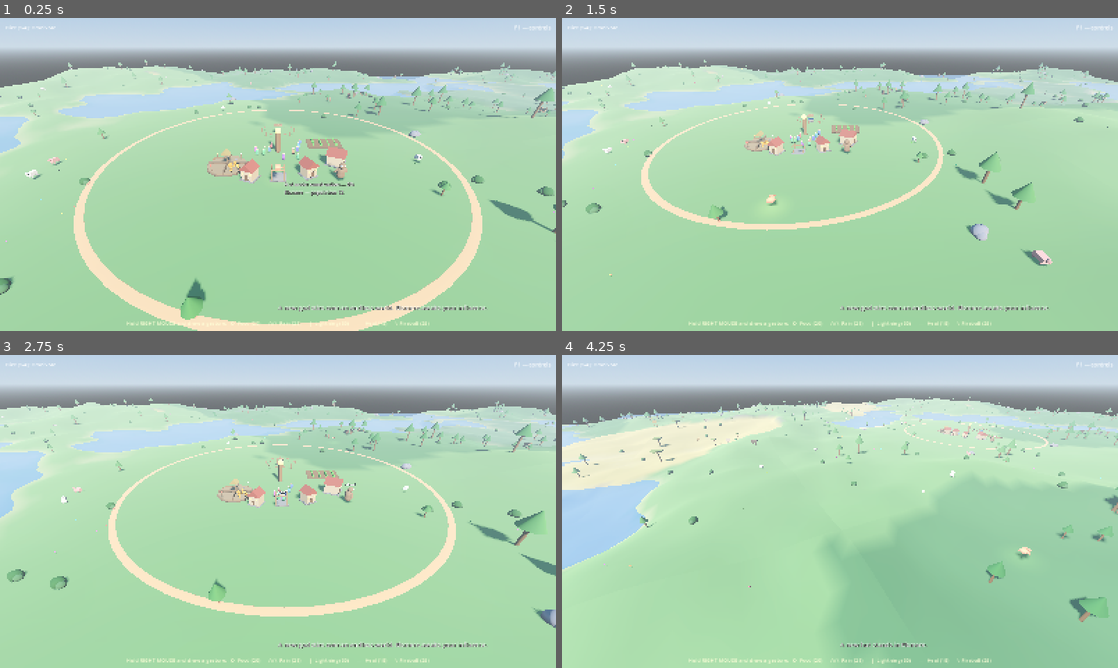
Above: before the commit, frames 1-4 (two rows, left to right).
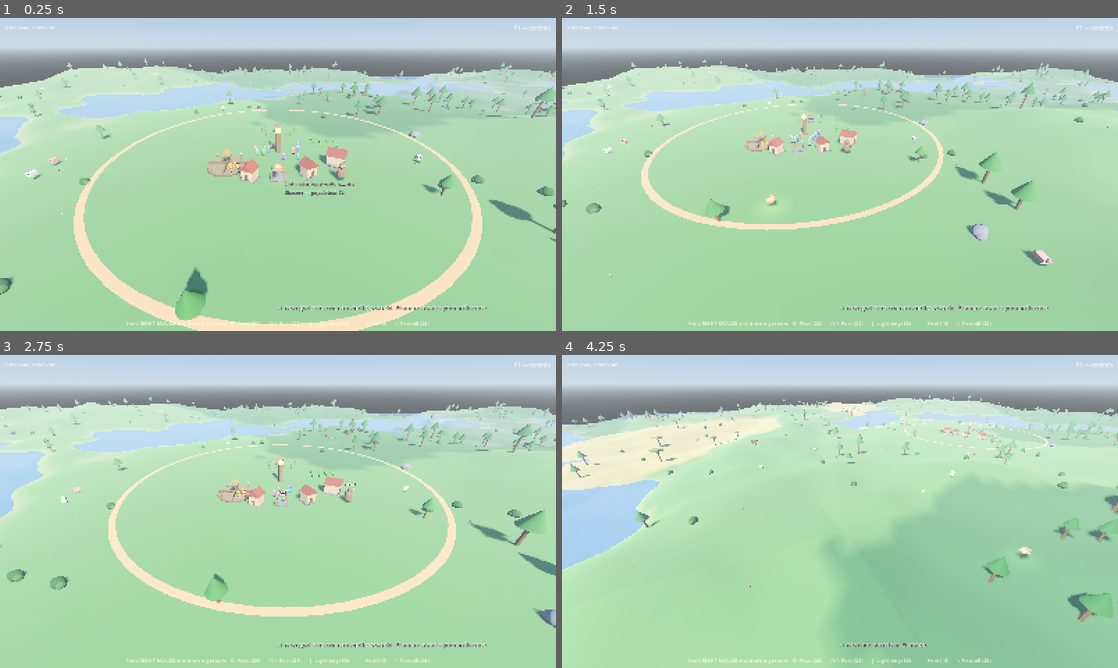
Above: after the commit, the same moments.

Repository: tjloman/tjloman
Game: Godot game, scene res://scenes/main.tscn
Same seed, same stepped clock (60 frames per second), same inputs: the game is played once before the commit and once after it.
Inputs (mouse positions are in pixels of both pictures, inside the frame that each line leads up to):
- Up to frame 1 (0.25 s): no input
- Up to frame 2 (1.5 s): move the mouse to (962, 158) at 0.52 s; hold Right 0.53-1.25 s; hold S (cam_back) 0.53-1.25 s; click (962, 158) at 0.67 s; drag from (728, 190) to (812, 237) at 1.27 s
- Up to frame 3 (2.75 s): move the mouse to (333, 442) at 2.02 s; hold Right from 2.03 s (still down); hold A (cam_left) from 2.03 s (still down)
- Up to frame 4 (4.25 s): release Right at 2.75 s; release A (cam_left) at 2.75 s; drag from (812, 574) to (673, 464) at 2.77 s; move the mouse to (1006, 558) at 3.52 s; hold Left from 3.53 s (still down); hold Q (cam_rotate_left) from 3.53 s (still down)

The runs differ from the first frame. In frame 1, 1.1% of the frame differs, in the area x 5-100%, y 12-97%; in frame 2, 0.8%; in frame 3, 0.8%; in frame 4, 1.1%, in the area x 1-100%, y 12-86%.

Commit message:
Dry foundations, a terrain-hugging farm, slower building, smaller trees
- WATER: buildings now require the WHOLE footprint dry (a sampled grid,
  not just corners), so no house or field floats over an inlet between
  two dry corners. Fixed structures spiral to the nearest dry spot;
  new-construction sites reuse the same check.
- FARM: the field is a terrain-projected Decal now — the soil hugs every
  rise and dip of the land instead of sitting on a flat slab, and crops
  are planted at the true ground height beneath each row, growing
  straight out of the earth.
- BUILDING: construction is slower and scales with size — a hut is ~45
  builder-seconds, a longhouse ~180 (4x), and costs rose too (hut 5/3,
  house 12/7, longhouse 22/14 lumber/stone). Big dwellings are a real
  investment now.
- TREES: max lumber 10 (was 30), same full-grown size; growth TAPERS so
  each unit of lumber takes longer than the last — mature timber is
  worth waiting for.
- Creature no longer calls lumber and stone 'food for the granary'; it
  names timber, lumber, and stone honestly. Thrown resources landing on
  a storehouse already stock — now the nearby villagers cheer the gift.

Co-Authored-By: Claude Fable 5 <noreply@anthropic.com>
Claude-Session: https://claude.ai/code/session_01NqBKfyc5c6bViy6kUi2S7P

Diff:
--- a/scripts/creature/creature.gd
+++ b/scripts/creature/creature.gd
@@ -1227,6 +1227,16 @@
 		int(hunger), int(energy), growth * 100.0, favorite_deed()]
 
 
+## What to call the thing it's hauling — honest about lumber and stone,
+## not "food" for everything.
+func _carriable_word(item: Node3D) -> String:
+	if item is ResourceItem:
+		return (item as ResourceItem).kind
+	if item is WildTree:
+		return "timber"
+	return "food"
+
+
 func _status_word() -> String:
 	match state:
 		State.IDLE: return "pondering"
@@ -1237,10 +1247,10 @@
 		State.GO_TEND, State.TENDING: return "helping on the farm"
 		State.SLEEPING: return "sleeping"
 		State.WATCH: return "watching the villagers, learning"
-		State.GO_GATHER: return "fetching food for the granary"
+		State.GO_GATHER: return "fetching %s for the store" % _carriable_word(_target_food)
 		State.CARRYING:
 			match _carry_intent:
-				"deliver": return "carrying food to the granary"
+				"deliver": return "carrying %s to the store" % _carriable_word(_carried)
 				"eat": return "about to eat what it caught"
 				"gift": return "bringing a gift to the pen"
 				"snatch": return "making off with someone"
--- a/scripts/world/farm.gd
+++ b/scripts/world/farm.gd
@@ -1,13 +1,18 @@
 class_name Farm
 extends Node3D
-## A field that grows food over time. Villagers tend it (speeds growth) and
-## harvest it into the village store. Rain miracles multiply growth rate.
+## A field of crops that grows food over time. The soil is a DECAL projected
+## straight down onto the terrain, so the field follows the contours of the
+## land instead of floating on a platform; the crops are planted at the real
+## ground height beneath each row. Villagers tend it (faster growth), rain
+## multiplies it, harvest banks it in the store.
 
 const BASE_GROWTH_PER_SEC := 0.008
 const TEND_BONUS_PER_SEC := 0.03
 const MAX_TENDERS := 3      # extra hands beyond this add nothing
 const RAIN_MULTIPLIER := 4.0
 const HARVEST_YIELD := 7
+const HALF_X := 3.5
+const HALF_Z := 2.5
 
 var growth := 0.4  # 0..1; harvestable at >= 0.8
 var _rain_time_left := 0.0
@@ -18,18 +23,42 @@
 func _ready() -> void:
 	add_to_group("farms")
 	set_meta("hover_name", "Farm")
-	# A deep earthen bed sunk into the slope so the field neither floats
-	# nor lets a hill poke up through it (grounded to the high corner, the
-	# bed bridges the downhill drop and buries the uphill rise).
-	add_child(Util.box(Vector3(7.4, 3.0, 5.4), Color(0.4, 0.29, 0.19), Vector3(0, -1.4, 0)))
-	add_child(Util.box(Vector3(7, 0.15, 5), Color(0.45, 0.32, 0.2), Vector3(0, 0.07, 0)))
+	var world := get_tree().get_first_node_in_group("world_gen") as WorldGen
+
+	# The soil, painted onto the land: a decal projects down onto whatever
+	# terrain lies beneath, hugging every rise and dip.
+	var decal := Decal.new()
+	decal.texture_albedo = _soil_texture()
+	decal.size = Vector3(HALF_X * 2.0 + 0.6, 8.0, HALF_Z * 2.0 + 0.6)
+	decal.position = Vector3(0, 0, 0)
+	add_child(decal)
+
+	# Crops planted in rows, each at the true ground height under its spot.
+	# base_y = the ground the crop grows out of; it scales up from there.
 	for x in 4:
 		for z in 3:
-			var crop := Util.box(
-				Vector3(0.4, 1.0, 0.4), Color(0.35, 0.7, 0.25),
-				Vector3(-2.4 + x * 1.6, 0.15, -1.5 + z * 1.5))
+			var lx := -2.4 + x * 1.6
+			var lz := -1.5 + z * 1.5
+			var ground_y := -0.05
+			if world != null:
+				ground_y = world.height_at(global_position.x + lx, global_position.z + lz) \
+					- global_position.y - 0.05
+			var crop := Util.box(Vector3(0.4, 1.0, 0.4), Color(0.35, 0.7, 0.25),
+				Vector3(lx, ground_y, lz))
+			crop.set_meta("base_y", ground_y)
 			add_child(crop)
 			_crop_meshes.append(crop)
+
+
+## A simple tilled-soil texture: brown with darker furrow stripes.
+func _soil_texture() -> ImageTexture:
+	var img := Image.create(48, 48, false, Image.FORMAT_RGB8)
+	for y in 48:
+		for x in 48:
+			var furrow := 0.0 if (x / 4) % 2 == 0 else 0.08
+			var n := (sin(x * 1.7) * cos(y * 2.1)) * 0.03
+			img.set_pixel(x, y, Color(0.36 - furrow + n, 0.26 - furrow + n, 0.16 + n))
+	return ImageTexture.create_from_image(img)
 
 
 func _process(delta: float) -> void:
@@ -42,10 +71,12 @@
 	growth = clampf(growth + rate * delta, 0.0, 1.0)
 	_tenders = 0  # workers re-assert this every frame they work
 
+	# Crops rise straight out of the soil: bottom pinned to the ground it
+	# was planted on, growing taller with maturity.
 	var height := 0.15 + growth * 1.1
 	for crop in _crop_meshes:
-		crop.scale.y = height
-		crop.position.y = height * 0.5
+		crop.scale.y = height              # box mesh is 1m tall, so scale == metres
+		crop.position.y = crop.get_meta("base_y") + height * 0.5
 
 
 func tend() -> void:
--- a/scripts/world/food_store.gd
+++ b/scripts/world/food_store.gd
@@ -102,12 +102,22 @@
 		if rb is FoodItem:
 			add((rb as FoodItem).food_type, 1)
 			rb.queue_free()
+			_thank_the_giver()
 		elif rb is ResourceItem:
 			if (rb as ResourceItem).kind == "lumber":
 				add_lumber(1)
 			else:
 				add_stone(1)
 			rb.queue_free()
+			_thank_the_giver()
+
+
+## A gift to the storehouse gladdens whoever's nearby — the villagers
+## appreciate provision, whether it fell from the sky or the creature's claws.
+func _thank_the_giver() -> void:
+	for v in get_tree().get_nodes_in_group("villagers"):
+		if v.global_position.distance_to(global_position) < 12.0:
+			v.cheer(1.5)
 
 
 ## Grab a QUARTER of the platform and that resource pops out: grain
--- a/scripts/world/house.gd
+++ b/scripts/world/house.gd
@@ -6,14 +6,17 @@
 
 enum Size { HUT, HOUSE, LONGHOUSE }
 
-## capacity / lumber cost / stone cost / footprint by size
+## capacity / lumber cost / stone cost / footprint / build effort by size.
+## Bigger dwellings cost more AND take longer: `effort` is total
+## builder-seconds of work to raise it (a hut is a weekend, a longhouse a
+## season).
 const SPECS := {
-	Size.HUT: {"capacity": 2, "lumber": 4, "stone": 2, "width": 2.0},
-	Size.HOUSE: {"capacity": 4, "lumber": 8, "stone": 4, "width": 2.8},
-	Size.LONGHOUSE: {"capacity": 6, "lumber": 14, "stone": 8, "width": 3.6},
+	Size.HUT: {"capacity": 2, "lumber": 5, "stone": 3, "width": 2.0, "effort": 45.0},
+	Size.HOUSE: {"capacity": 4, "lumber": 12, "stone": 7, "width": 2.8, "effort": 95.0},
+	Size.LONGHOUSE: {"capacity": 6, "lumber": 22, "stone": 14, "width": 3.6, "effort": 180.0},
 }
 
-const BUILD_RATE := 14.0        # construction progress per builder-second
+const BUILD_RATE := 6.0         # construction progress per builder-second
 const DECAY_START_AGE := 30.0   # years before a house starts crumbling
 
 var size := Size.HUT
@@ -74,10 +77,12 @@
 
 
 ## Builders call this each working tick.
+## Progress is measured against this dwelling's total effort, so a
+## longhouse takes four times a hut's labour to top out at 100%.
 func advance_construction(amount: float) -> void:
 	if not under_construction:
 		return
-	progress += amount
+	progress += amount * (100.0 / SPECS[size]["effort"])
 	if progress >= 100.0:
 		under_construction = false
 		age = 0.0
--- a/scripts/world/village.gd
+++ b/scripts/world/village.gd
@@ -92,8 +92,25 @@
 	var world := get_tree().get_first_node_in_group("world_gen") as WorldGen
 	if world == null:
 		return local
+	# Keep foundations out of the water: if the requested footprint is wet,
+	# spiral outward for the nearest dry spot before settling the height.
+	if not world.footprint_dry(global_position.x + local.x, global_position.z + local.z, half):
+		local = _nearest_dry_local(world, local, half)
 	local.y = world.settle_height(
 		global_position.x + local.x, global_position.z + local.z, half) - global_position.y
+	return local
+
+
+## Spirals out from a wet offset to the nearest dry footprint (keeping the
+## structure near where it was meant to go). Falls back to the original.
+func _nearest_dry_local(world: WorldGen, local: Vector3, half: float) -> Vector3:
+	for ring in range(1, 7):
+		var r := ring * 2.0
+		for i in 8:
+			var a := TAU * i / 8.0
+			var cand := local + Vector3(cos(a) * r, 0, sin(a) * r)
+			if world.footprint_dry(global_position.x + cand.x, global_position.z + cand.z, half):
+				return cand
 	return local
 
 
@@ -407,16 +424,10 @@
 		var dist := randf_range(6.5, maxf(influence_radius * 0.8, 12.0))
 		var pos := global_position + Vector3(cos(angle) * dist, 0, sin(angle) * dist)
 		if world != null:
-			if world.is_underwater(pos.x, pos.z) or world.slope_at(pos.x, pos.z) > 0.9:
+			if world.slope_at(pos.x, pos.z) > 0.9:
 				continue
-			# No corner of the footprint may dip into the lake either.
-			var wet := false
-			for corner in [Vector2(2.2, 2.2), Vector2(-2.2, 2.2),
-					Vector2(2.2, -2.2), Vector2(-2.2, -2.2)]:
-				if world.is_underwater(pos.x + corner.x, pos.z + corner.y):
-					wet = true
-					break
-			if wet:
+			# The WHOLE footprint must be dry — no floating over an inlet.
+			if not world.footprint_dry(pos.x, pos.z, 2.2):
 				continue
 			pos.y = world.settle_height(pos.x, pos.z, 2.2)
 		var blocked := false
--- a/scripts/world/wild_tree.gd
+++ b/scripts/world/wild_tree.gd
@@ -6,8 +6,12 @@
 ## nearby, so a forest logged with restraint is a forest forever.
 ## Lumberjacks fell them for their CURRENT lumber; felled trees are gone.
 
-const MAX_LUMBER := 30.0
-const GROWTH_PER_SEC := 0.018   # sapling to giant across ~5 day cycles
+const MAX_LUMBER := 10.0
+## Growth SLOWS as the tree matures: each unit of lumber takes longer than
+## the last, so mature timber is genuinely worth more than a thicket of
+## saplings. lumber advances by GROWTH_BASE / (1 + lumber * GROWTH_TAPER).
+const GROWTH_BASE := 0.06
+const GROWTH_TAPER := 0.7
 const SAPLING_SCALE := 0.22
 const REPLANT_PERIOD := 50.0
 const REPLANT_CROWDING := 4     # no seeding when this many trees stand close
@@ -81,7 +85,8 @@
 		_fly(delta)
 		return
 	if lumber < MAX_LUMBER:
-		lumber = minf(lumber + GROWTH_PER_SEC * delta, MAX_LUMBER)
+		var step := GROWTH_BASE / (1.0 + lumber * GROWTH_TAPER)
+		lumber = minf(lumber + step * delta, MAX_LUMBER)
 		if int(lumber) != _shown_lumber:
 			_apply_growth_scale()
 	else:
--- a/scripts/world/world_gen.gd
+++ b/scripts/world/world_gen.gd
@@ -93,6 +93,17 @@
 
 func is_underwater(x: float, z: float) -> bool:
 	return height_at(x, z) < WATER_LEVEL + 0.25
+
+
+## True only if the WHOLE footprint (a grid, not just corners) is dry —
+## so a building's foundation never straddles an inlet or floats over
+## water between two dry corners.
+func footprint_dry(x: float, z: float, half := 2.5) -> bool:
+	for dz in [-half, -half * 0.5, 0.0, half * 0.5, half]:
+		for dx in [-half, -half * 0.5, 0.0, half * 0.5, half]:
+			if is_underwater(x + dx, z + dz):
+				return false
+	return true
 
 
 ## The HIGHEST ground under a footprint. Structures settle on the high
